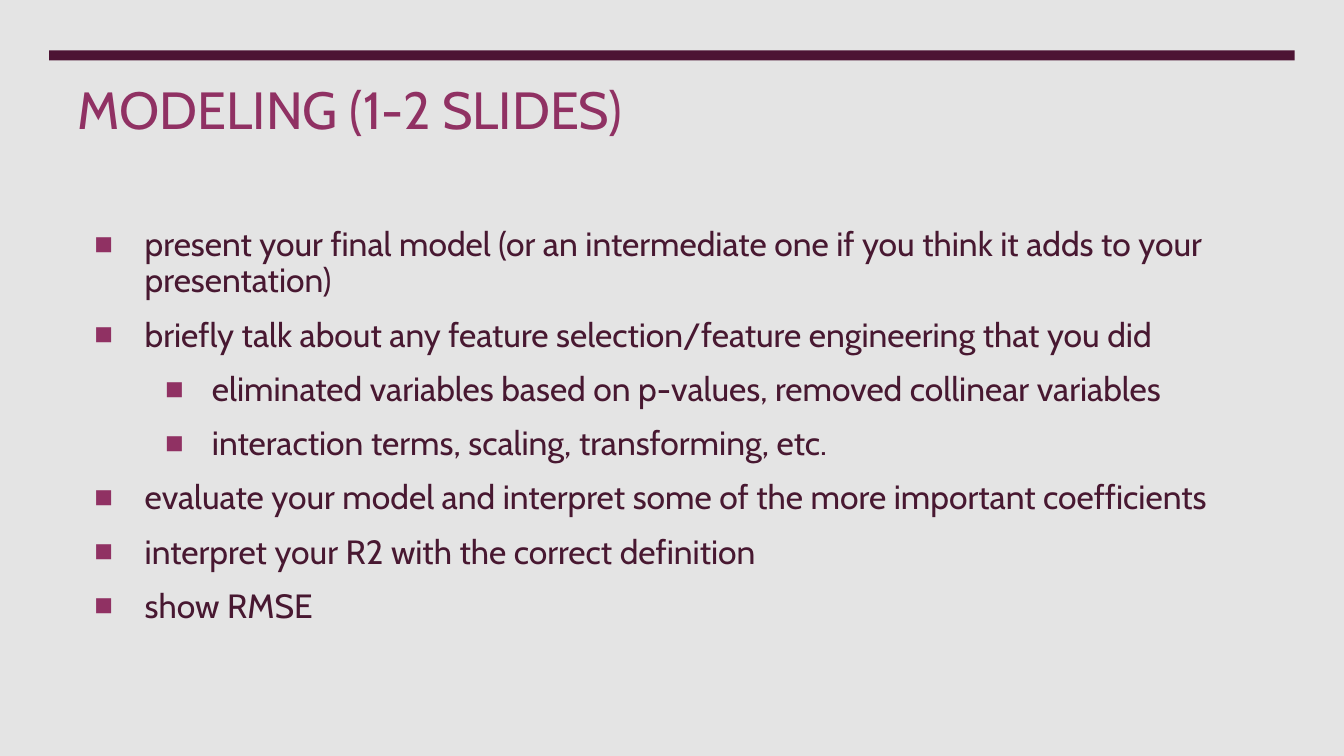
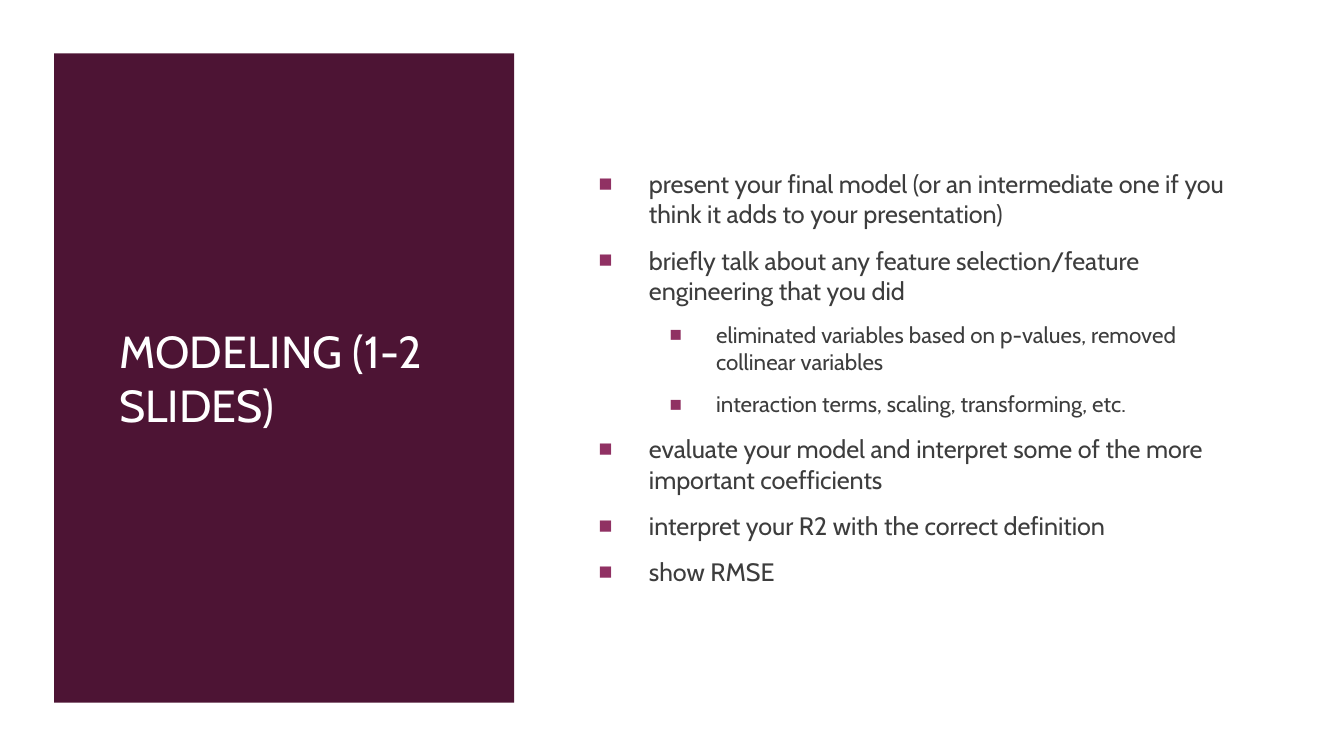
Before and after one commit to klsalcedo/red_wine_analysis, a slide deck: slide 6 of presentation.pptx (slide 5 before the commit). Drawn at 1344x756 pixels with LibreOffice and Linux fonts; fonts in the diff are those of the drawing. Boxes give left, top, right and bottom in pixels: in the first picture for what was removed or moved away, otherwise in the second. Text is boxed around its words. In the diff, an @@ line names an element or a change of style, - is before the commit and + after.

```diff
--- a/presentation.pptx
+++ b/presentation.pptx
@@ background #EBEBEB to #FFFFFF @@
@@ rectangle at box(0, 0, 1344, 755): fill #E4E4E4 to #FFFFFF @@
@@ rectangle removed at box(50, 51, 1296, 60) @@
@@ rectangle added at box(54, 54, 513, 703), fill #4D1434 @@
@@ title "MODELING (1-2 SLIDES)": place and size @@
-title "MODELING (1-2 SLIDES)" at box(78, 90, 622, 136)
+title "MODELING (1-2 SLIDES)" at box(119, 334, 422, 428)
@@ title "MODELING (1-2 SLIDES)" at box(119, 334, 422, 428): size 28 to 24 pt, text colour #903163 to #FFFFFF; vertical alignment top to middle @@
@@ text "present your final model (or ...": place and size @@
-text "present your final model (or ..." at box(145, 230, 1206, 619)
+text "present your final model (or ..." at box(649, 174, 1224, 582)
@@ text "present your final model (or ..." at box(649, 174, 1224, 582): size 18 to 13.5 pt in "present your final model (or an intermediate ...", "briefly talk about any feature selection/feature engineering ...", "evaluate your model and interpret some of ...", "interpret your R2 with the correct definition" and 1 more places; text colour #481831 to #3D3D3D; size 18 to 12 pt in "eliminated variables based on p-values, removed collinear ...", "interaction terms, scaling, transforming, etc."; line spacing 0.9 to 1; less space between paragraphs @@
```
Also in this commit, not shown: 3 other slides changed, 3 slides added, 2 slides removed, 2 other files.
